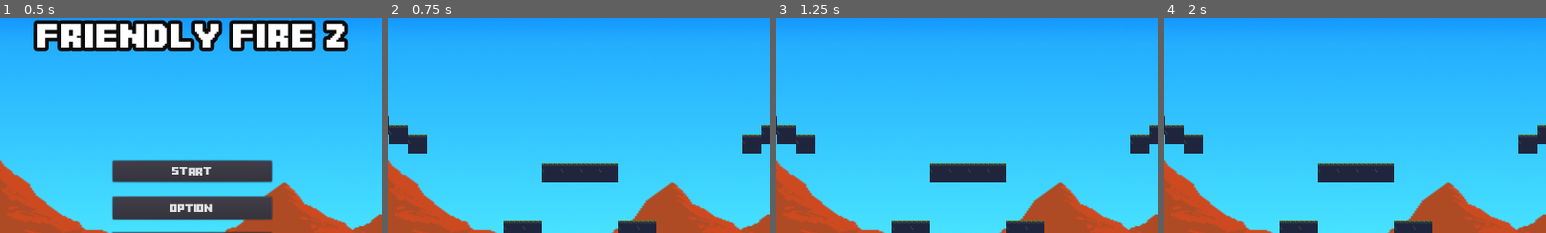
Above: before the commit, frames 1-4 (left to right).
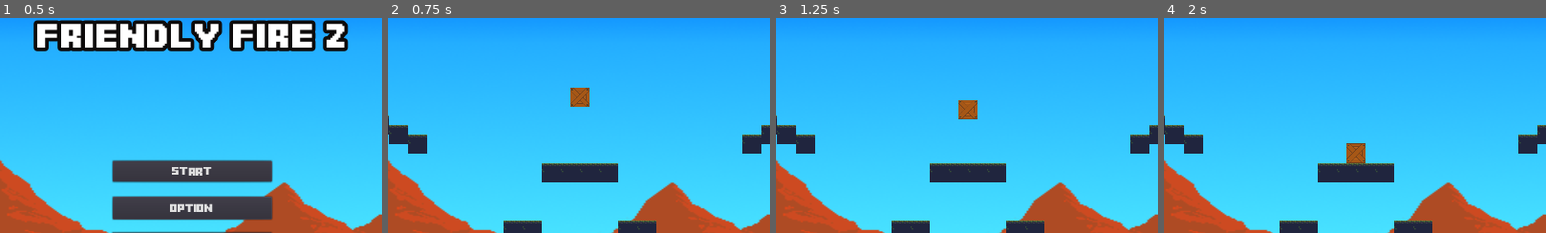
Above: after the commit, the same moments.

Repository: Toefge/InteraktiveSysteme
Game: Godot game, scene res://Menu/Menu.tscn
Two runs of this game, one before a commit and one after it. Both use one fixed random seed, a clock stepped at 60 frames per second and the inputs below.
Inputs (mouse positions are % of the whole screen's width and height, from its top left):
- Up to frame 1 (0.5 s): no input
- Up to frame 2 (0.75 s): click "Start" at 0.5 s
- Up to frame 3 (1.25 s): no input
- Up to frame 4 (2 s): move the mouse to (72, 45) at 1.27 s; hold D (right) from 1.28 s (still down); tap W (up) at 1.35, 1.52, 1.82 s; click (72, 45) at 1.42 s
The pictures show only the part of the screen within x 25-75%, y 8-58%; the shares and areas given below are measured in that part.

Frame 1 is identical in both runs. In frame 2, 0.4% of the frame differs, in the area x 47-53%, y 32-42%; in frame 3, 0.4%; in frame 4, 0.5%, in the area x 47-53%, y 58-68%.

Commit message:
Boxen + Random Spawn + Reload
-Boxen Szene hinzugefügt. Diese reagiert auf Physik und kann daher fallen oder mit der Map interagieren. Kollidiert sie mit einem Spieler verschwindet sie und löst mehrere Signale aus. Einmal zum Nachladen und einmal startet sie einen Timer.
-Ist der Timer abgelaufen wird random eine von 3 Spawn Positionen für die Boxen ausgesucht.
-Die Boxen werden über ein Script instantiiert.

Diff:
--- a/Ammo/AmmoScript.gd
+++ b/Ammo/AmmoScript.gd
@@ -2,8 +2,6 @@
 
 onready var bullets = $AmmoBar
 onready var ammotween = $AmmoTween
-
-
 
 export (Color) var first_color = Color.darkgray
 export (Color) var pulse_color = Color.red
--- /dev/null
+++ b/CollectableItems/BoxItem.gd
@@ -0,0 +1,15 @@
+extends RigidBody2D
+
+
+signal startTimer()
+
+# Called when the node enters the scene tree for the first time.
+func _ready():
+	pass # Replace with function body.
+
+
+func _on_Area2D_body_entered(body):
+	if body.name == "player1":
+		body.emit_signal("reload")
+		emit_signal("startTimer")
+		queue_free()
--- /dev/null
+++ b/CollectableItems/BoxItem.tscn
@@ -0,0 +1,30 @@
+[gd_scene load_steps=5 format=2]
+
+[ext_resource path="res://assets/Wooden boxes/Box2.png" type="Texture" id=1]
+[ext_resource path="res://CollectableItems/BoxItem.gd" type="Script" id=2]
+
+[sub_resource type="RectangleShape2D" id=1]
+extents = Vector2( 16, 16 )
+
+[sub_resource type="RectangleShape2D" id=2]
+extents = Vector2( 16, 16 )
+
+[node name="BoxItem" type="RigidBody2D"]
+script = ExtResource( 2 )
+
+[node name="Area2D" type="Area2D" parent="."]
+
+[node name="CollisionShape2D" type="CollisionShape2D" parent="Area2D"]
+shape = SubResource( 1 )
+
+[node name="Sprite" type="Sprite" parent="Area2D"]
+scale = Vector2( 0.23, 0.23 )
+texture = ExtResource( 1 )
+__meta__ = {
+"_edit_group_": true
+}
+
+[node name="CollisionShape2D" type="CollisionShape2D" parent="."]
+shape = SubResource( 2 )
+
+[connection signal="body_entered" from="Area2D" to="." method="_on_Area2D_body_entered"]
--- /dev/null
+++ b/CollectableItems/SpawnItems.gd
@@ -0,0 +1,37 @@
+extends Node
+
+
+export (PackedScene) var Box;
+
+
+# Called when the node enters the scene tree for the first time.
+func _ready():
+	var box = Box.instance()
+	add_child(box)
+	box.position = $BoxSpawnPosition1.position
+
+	box.connect("startTimer", self, "spawnNewBox")
+
+# Called every frame. 'delta' is the elapsed time since the previous frame.
+#func _process(delta):
+#	pass
+
+func spawnNewBox():
+	$SpawnTimer.start()
+
+
+func _on_SpawnTimer_timeout():
+	var box = Box.instance()
+	add_child(box)
+	box.position = randomPosition()
+
+	box.connect("startTimer", self, "spawnNewBox")
+
+func randomPosition():
+	match randi() % 3 +1:
+		1:
+			return $BoxSpawnPosition1.position
+		2:
+			return $BoxSpawnPosition2.position
+		3:
+			return $BoxSpawnPosition3.position
--- /dev/null
+++ b/CollectableItems/SpawnItems.tscn
@@ -0,0 +1,23 @@
+[gd_scene load_steps=3 format=2]
+
+[ext_resource path="res://CollectableItems/SpawnItems.gd" type="Script" id=1]
+[ext_resource path="res://CollectableItems/BoxItem.tscn" type="PackedScene" id=2]
+
+[node name="Node" type="Node"]
+script = ExtResource( 1 )
+Box = ExtResource( 2 )
+
+[node name="BoxSpawnPosition1" type="Position2D" parent="."]
+position = Vector2( 640, 192 )
+
+[node name="BoxSpawnPosition2" type="Position2D" parent="."]
+position = Vector2( 304, 96 )
+
+[node name="BoxSpawnPosition3" type="Position2D" parent="."]
+position = Vector2( 992, 96 )
+
+[node name="SpawnTimer" type="Timer" parent="."]
+wait_time = 4.5
+one_shot = true
+
+[connection signal="timeout" from="SpawnTimer" to="." method="_on_SpawnTimer_timeout"]
--- /dev/null
+++ b/MainGame/mainGame.gd
@@ -0,0 +1,5 @@
+extends Node
+
+
+func _ready():
+	randomize()
--- a/mainGame.tscn
+++ b/MainGame/mainGame.tscn
@@ -1,11 +1,13 @@
-[gd_scene load_steps=34 format=2]
-
-[ext_resource path="res://assets/wall.png" type="Texture" id=1]
-[ext_resource path="res://playerMechanics/playerMechanics.tscn" type="PackedScene" id=2]
-[ext_resource path="res://assets/Isometric Tileset.png" type="Texture" id=3]
-[ext_resource path="res://HUD/HUD.tscn" type="PackedScene" id=4]
-[ext_resource path="res://assets/cavesofgallet.png" type="Texture" id=5]
-[ext_resource path="res://assets/backgroundMountainsDay.PNG" type="Texture" id=6]
+[gd_scene load_steps=36 format=2]
+
+[ext_resource path="res://CollectableItems/SpawnItems.tscn" type="PackedScene" id=1]
+[ext_resource path="res://HUD/HUD.tscn" type="PackedScene" id=2]
+[ext_resource path="res://playerMechanics/playerMechanics.tscn" type="PackedScene" id=3]
+[ext_resource path="res://MainGame/mainGame.gd" type="Script" id=4]
+[ext_resource path="res://assets/backgroundMountainsDay.PNG" type="Texture" id=5]
+[ext_resource path="res://assets/wall.png" type="Texture" id=6]
+[ext_resource path="res://assets/Isometric Tileset.png" type="Texture" id=7]
+[ext_resource path="res://assets/cavesofgallet.png" type="Texture" id=8]
 
 [sub_resource type="ConvexPolygonShape2D" id=1]
 points = PoolVector2Array( 0, 0, 32, 0, 32, 32, 0, 32 )
@@ -601,11 +603,12 @@
 22/z_index = 0
 
 [node name="game" type="Node"]
+script = ExtResource( 4 )
 
 [node name="TextureRect" type="TextureRect" parent="."]
 margin_right = 1280.0
 margin_bottom = 720.0
-texture = ExtResource( 6 )
+texture = ExtResource( 5 )
 expand = true
 __meta__ = {
 "_edit_use_anchors_": false
@@ -640,5 +643,7 @@
 [node name="SpawnPosition2" type="Position2D" parent="."]
 position = Vector2( 1216, 672 )
 
+[node name="Node" parent="." instance=ExtResource( 1 )]
+
 [connection signal="killed" from="player1" to="HUD" method="_on_player1_killed"]
 [connection signal="killed" from="player2" to="HUD" method="_on_player2_killed"]
--- a/Menu/Menu.gd
+++ b/Menu/Menu.gd
@@ -6,10 +6,7 @@
 
 
 func _on_ButtonStart_pressed():
-	get_tree().change_scene("res://mainGame.tscn")
-
-
-
+	get_tree().change_scene("res://MainGame/mainGame.tscn")
 
 
 func _on_ButtonExit_pressed():
--- a/SpawnPosition.gd
+++ /dev/null
@@ -1,16 +0,0 @@
-extends Position2D
-
-
-# Declare member variables here. Examples:
-# var a = 2
-# var b = "text"
-
-
-# Called when the node enters the scene tree for the first time.
-func _ready():
-	pass # Replace with function body.
-
-
-# Called every frame. 'delta' is the elapsed time since the previous frame.
-func _process(delta):
-	print(position.x)
--- a/playerMechanics/GunScript.gd
+++ b/playerMechanics/GunScript.gd
@@ -60,3 +60,7 @@
 		#Die 3 ist ein ausprobierter Wert!!! Sollte sich die größe der Map ändern
 		#dann muss der Wert ggf angepasst werden!
 		look_at(Vector2( 0, 3))
+
+
+func _on_player_reload():
+	_reload()
--- a/playerMechanics/playerMechanics.tscn
+++ b/playerMechanics/playerMechanics.tscn
@@ -147,3 +147,5 @@
 margin_bottom = -85.1861
 rect_scale = Vector2( 0.0415326, 0.0479937 )
 script = ExtResource( 14 )
+
+[connection signal="reload" from="." to="Gun" method="_on_player_reload"]
--- a/playerMechanics/playerScript.gd
+++ b/playerMechanics/playerScript.gd
@@ -2,6 +2,7 @@
 
 signal health_updated(health)
 signal killed()
+signal reload()
 
 var move = Vector2()
 export var speed: = Vector2(300.0, 1000.0)
Not shown: 25 places in MainGame/mainGame.tscn that only renumber resources
Binary file added: assets/Wooden boxes/Box1.png
Not shown, added: assets/Wooden boxes/Box1.png.import
Binary file added: assets/Wooden boxes/Box2.png
Not shown, added: assets/Wooden boxes/Box2.png.import
Binary file added: assets/Wooden boxes/Box3.png
Not shown, added: assets/Wooden boxes/Box3.png.import
Binary file added: assets/Wooden boxes/Wooden-boxes-preview.png
Not shown, added: assets/Wooden boxes/Wooden-boxes-preview.png.import
